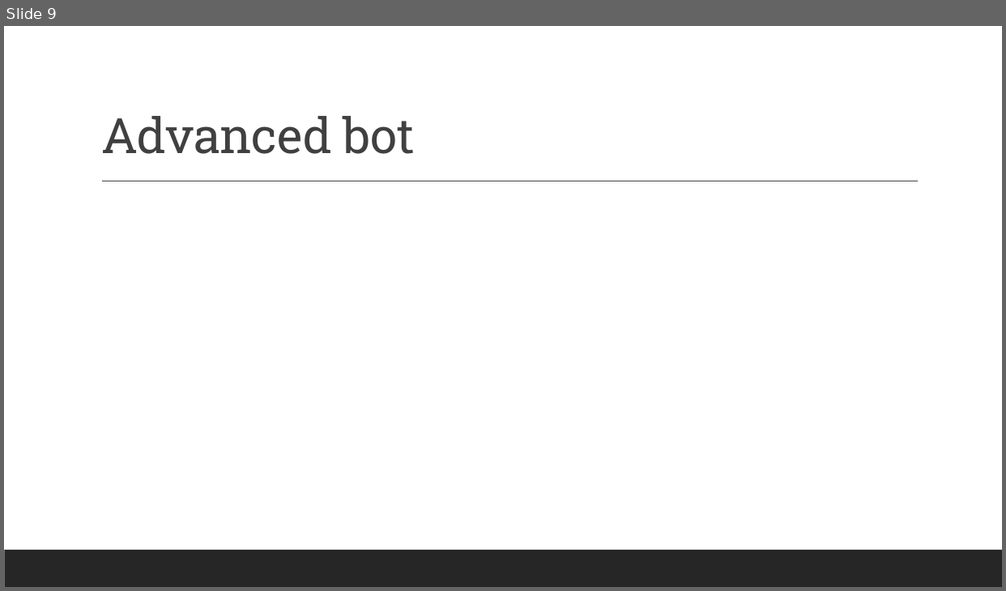
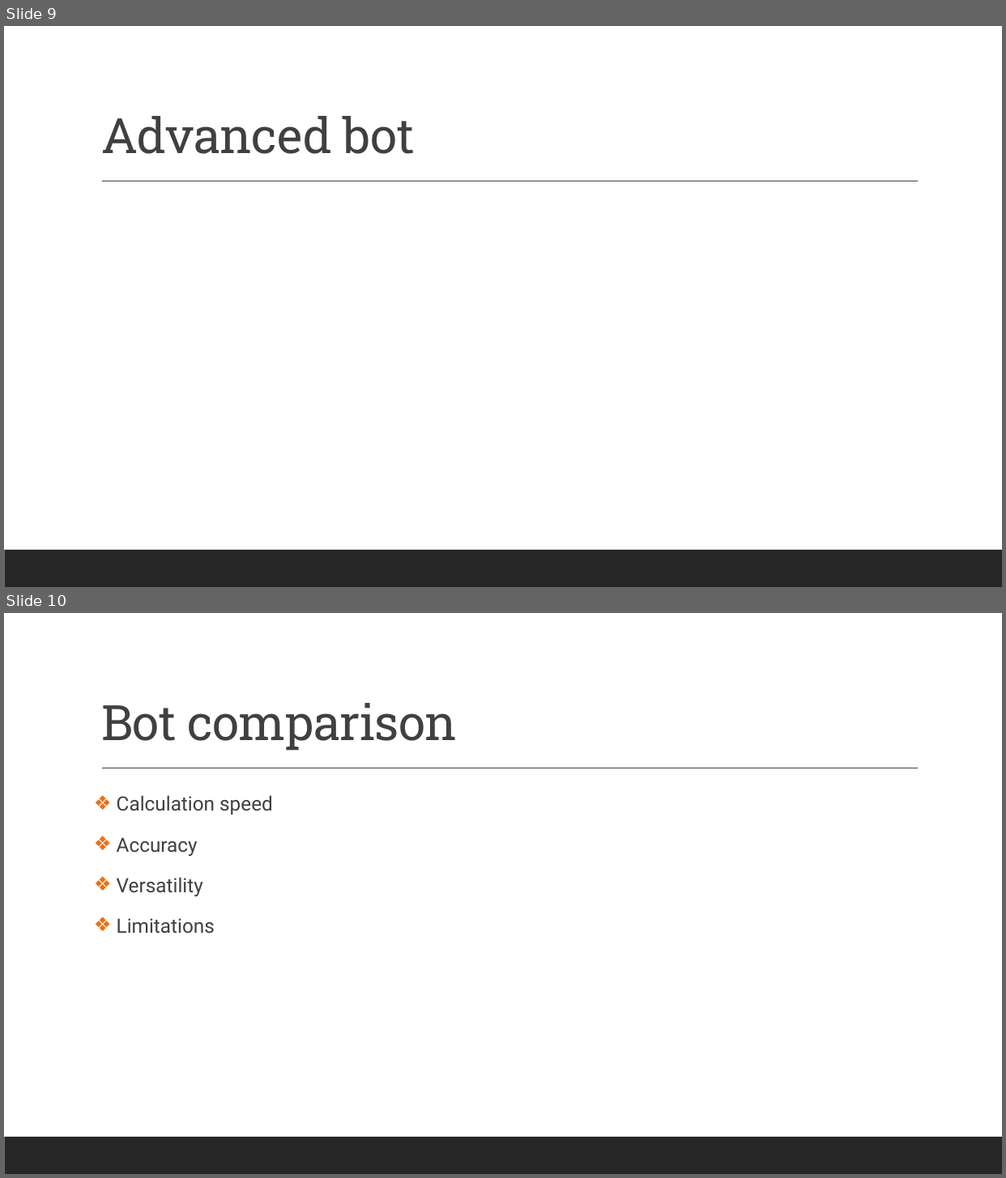
Before and after one commit to renesteeman/Project1-2_Group4, a slide deck: Crazy Putting phase 2.pptx. Shown one above the other, each under a label of ours: slide 9 before the commit, slides 9 and 10 after it. The pictures are 1006x591 and 1006x1178 pixels, drawn with LibreOffice and Linux fonts; fonts in the diff are those of the drawing. Boxes give left, top, right and bottom in pixels: in the first picture for what was removed or moved away, otherwise in the second. Text is boxed around its words. In the diff, an @@ line names an element or a change of style, - is before the commit and + after.

```diff
--- a/Crazy Putting phase 2.pptx
+++ b/Crazy Putting phase 2.pptx
@@ slide 10 added at [4, 613, 1002, 1174], background #FFFFFF; not listed: 2 template elements that a slide beside it also shows @@
@@ title added at [101, 703, 457, 751], 47 pt, text #404040 @@
+Bot comparison
@@ text added at [117, 795, 273, 934], 19 pt, text #404040 @@
+❖ Calculation speed
+❖ Accuracy
+❖ Versatility
+❖ Limitations
```
Also in this commit, not shown: 6 slides changed, 2 other slides added, 6 other files.
